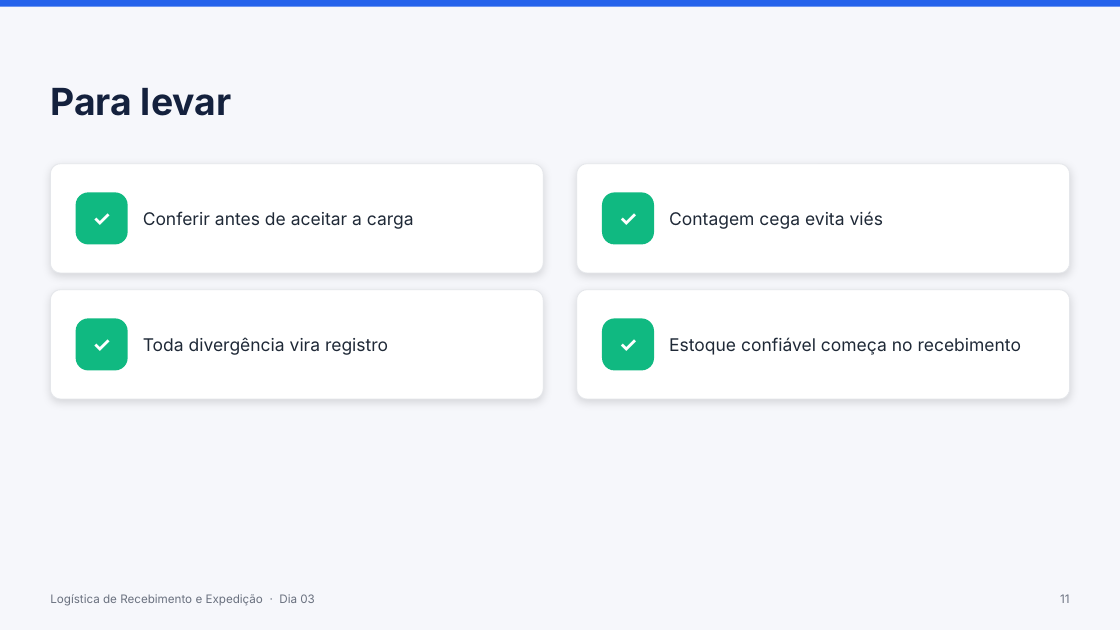
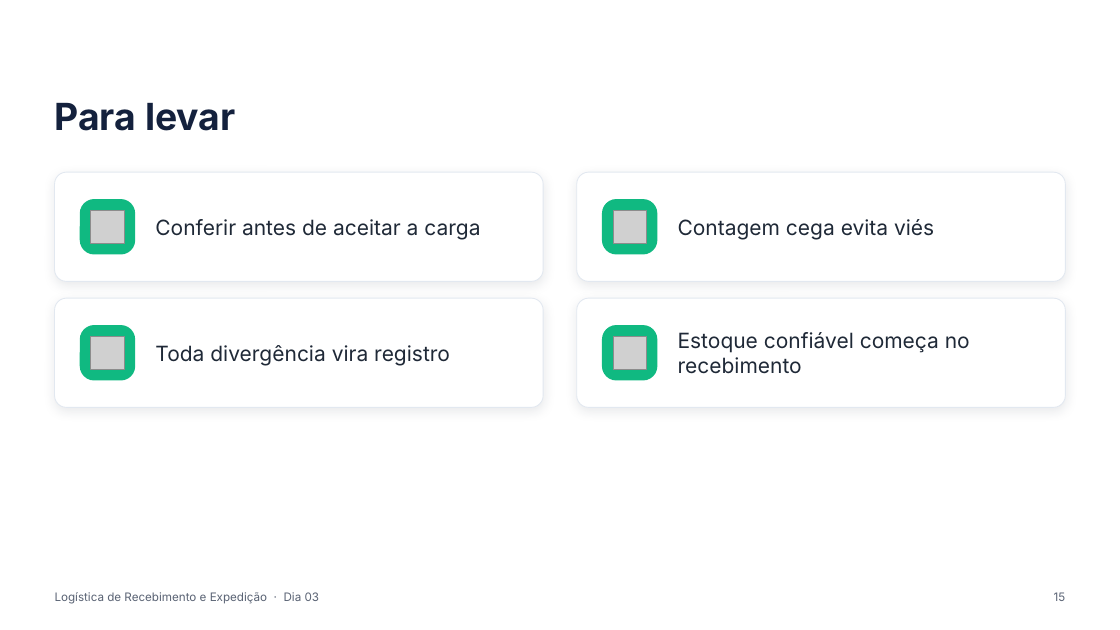
Before and after one commit to marcusvalerio/GeraMaterial, a slide deck: slide 15 of skill/gera-slides/exemplos/Dia 03 - Conferência.pptx (slide 11 before the commit). Drawn at 1120x630 pixels with LibreOffice and Linux fonts; fonts in the diff are those of the drawing; grey boxes stand for pictures; background and template pictures are left out. Boxes give left, top, right and bottom in pixels: in the first picture for what was removed or moved away, otherwise in the second. Text is boxed around its words. In the diff, an @@ line names an element or a change of style, - is before the commit and + after.

```diff
--- a/skill/gera-slides/exemplos/Dia 03 - Conferência.pptx
+++ b/skill/gera-slides/exemplos/Dia 03 - Conferência.pptx
@@ background #F6F7FB to picture (left out) @@
@@ rectangle removed at (0,0,1120,7) @@
@@ text "Para levar": place and size @@
-text "Para levar" at (50,88,232,116)
+text "Para levar" at (55,103,236,131)
@@ rounded rectangle: place and size @@
-rounded rectangle at (50,164,544,273)
+rounded rectangle at (55,172,544,281)
@@ rounded rectangle: place and size @@
-rounded rectangle at (577,164,1070,273)
+rounded rectangle at (577,172,1066,281)
@@ text removed at (76,192,128,245) @@
-✓
@@ rounded rectangle: place and size @@
-rounded rectangle at (76,192,128,245)
+rounded rectangle at (80,199,135,255)
@@ text "Conferir antes de aceitar a ...": place and size @@
-text "Conferir antes de aceitar a ..." at (143,211,414,229)
+text "Conferir antes de aceitar a ..." at (155,219,480,240)
@@ rounded rectangle: place and size @@
-rounded rectangle at (602,192,655,245)
+rounded rectangle at (602,199,658,255)
@@ text removed at (602,192,655,245) @@
-✓
@@ text "Contagem cega evita viés": place and size @@
-text "Contagem cega evita viés" at (669,211,883,229)
+text "Contagem cega evita viés" at (678,219,934,240)
@@ picture added at (91,210,124,244) @@
@@ picture added at (613,210,647,244) @@
@@ outline #E5E7EB 0.75 pt to #E2E8F0 0.75 pt; shadow changed; proportions changed in 4 elements at (577,172,1066,281), (577,298,1066,408), (55,172,544,281), (55,298,544,408) @@
@@ rounded rectangle: place and size @@
-rounded rectangle at (50,290,544,399)
+rounded rectangle at (55,298,544,408)
@@ rounded rectangle: place and size @@
-rounded rectangle at (577,290,1070,399)
+rounded rectangle at (577,298,1066,408)
@@ text removed at (76,318,128,371) @@
-✓
@@ proportions changed in 4 elements at (602,199,658,255), (602,325,658,381), (80,199,135,255), (80,325,135,381) @@
@@ rounded rectangle: place and size @@
-rounded rectangle at (76,318,128,371)
+rounded rectangle at (80,325,135,381)
@@ size 15 to 18 pt in 4 elements at (678,219,934,240), (678,332,970,374), (155,219,480,240), (155,345,450,366) @@
@@ text "Toda divergência vira registro": place and size @@
-text "Toda divergência vira registro" at (143,337,388,355)
+text "Toda divergência vira registro" at (155,345,450,366)
@@ rounded rectangle: place and size @@
-rounded rectangle at (602,318,655,371)
+rounded rectangle at (602,325,658,381)
@@ text removed at (602,318,655,371) @@
-✓
@@ text "Estoque confiável começa no recebimento": place and size @@
-text "Estoque confiável começa no recebimento" at (669,337,1021,355)
+text "Estoque confiável começa no recebimento" at (678,332,970,374)
@@ picture added at (91,336,124,370) @@
@@ picture added at (613,336,647,370) @@
@@ text "Logística de Recebimento e Expedição ..." at (55,592,320,604): text colour #6B7280 to #5B6475 @@
@@ text added at (1054,592,1066,601), 10 pt, text #5B6475 @@
+15
@@ text removed at (1060,594,1069,603) @@
-11
```
Also in this commit, not shown: 11 other slides changed, 4 slides added, 5 other files.
